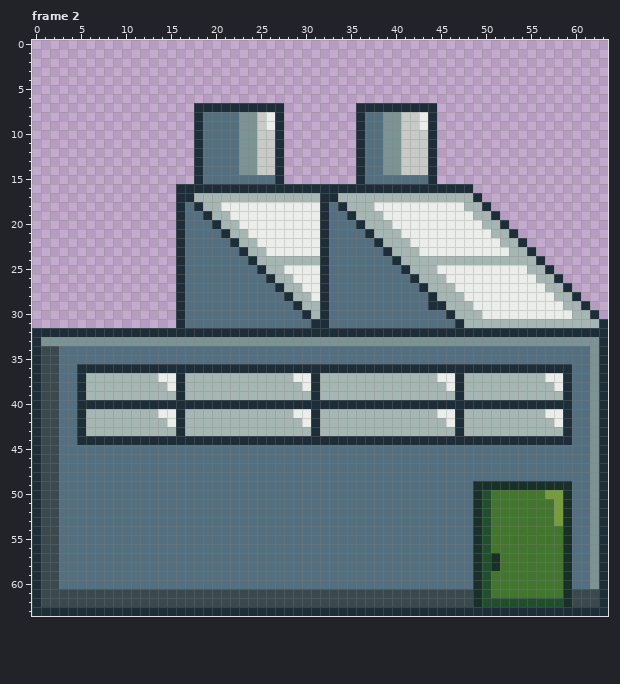
Two states of a pixel-art file, Assets/Images/aseprite/icons.aseprite. The first picture shows the starting point.
64x64 pixels, 2 frames. Shown: frame 2. The commit also changed other frames, which this record leaves out.
After:
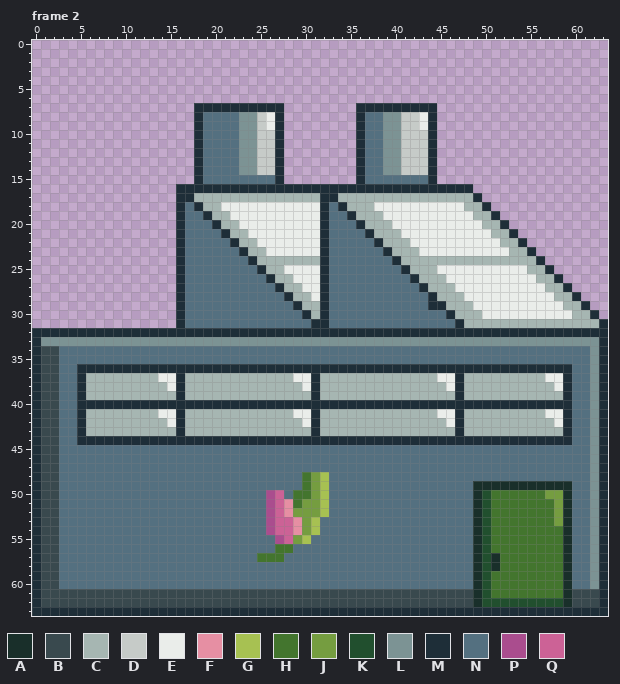
Palette (. is transparent): A #192f2a  B #39494e  C #a6b6b2  D #c6cbc8  E #eaedea  F #e68fa3  G #a7c152  H #43752e  J #759d40  K #214f2e  L #7c9394  M #1e2e38  N #547080  P #aa4d8e  Q #cc6296
From old to new:
Frame 2:
y 48..49: x 30..32 NNN -> HJG
y 50: x 26..27 NN -> PQ; x 29..32 NNNN -> HHJG
y 51: x 26..32 NNNNNNN -> PQFHJJG
y 52: x 26..32 NNNNNNN -> PQFJJJG
y 53..54: x 26..31 NNNNNN -> PQQFJG
y 55: x 27..30 NNNN -> PQJG
y 56: x 27..28 NN -> HH
y 57: x 25..27 NNN -> HHH
Changed places in both pictures, as pixel boxes (x1, y1, x2, y2):
changed: (257, 472, 329, 562)
